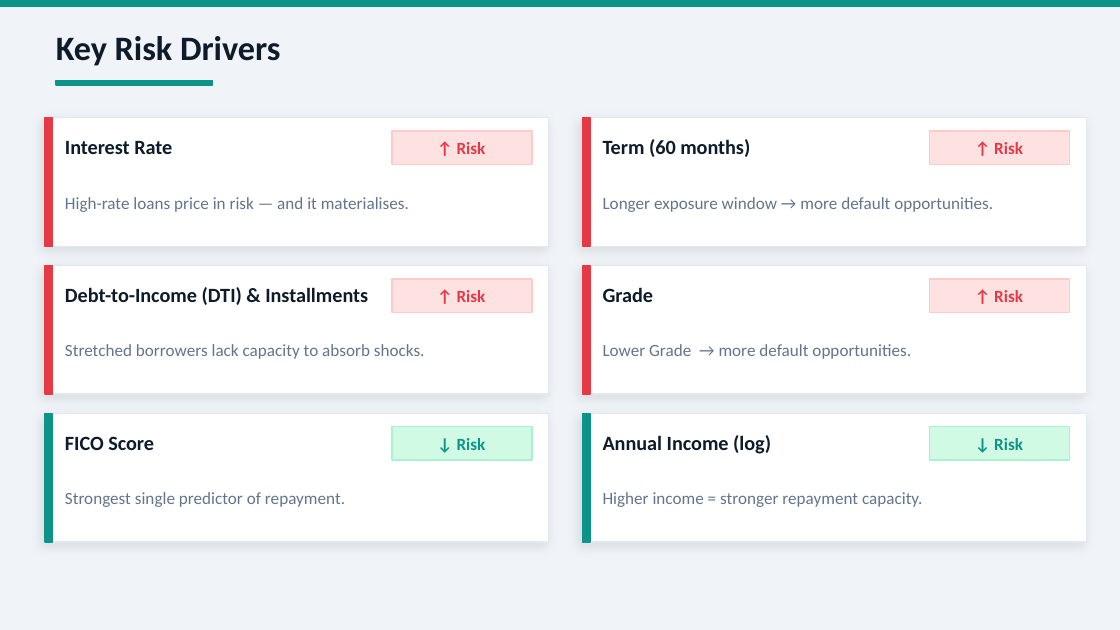
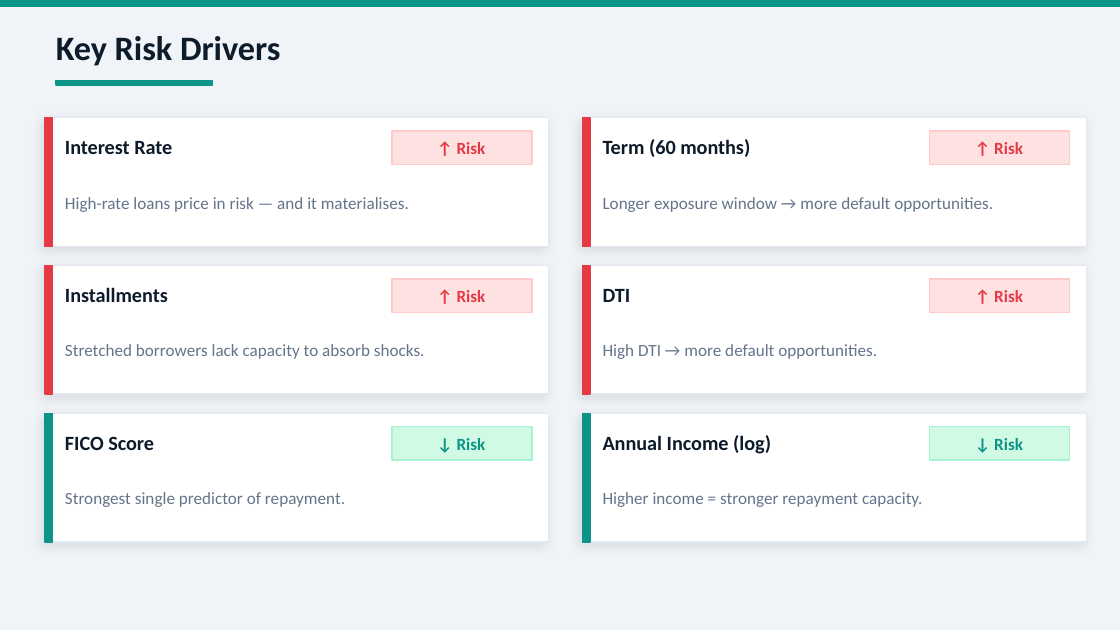
Before and after one commit to hxdong-genetics/Lending_Club_2007_2020_PD_Modeling, a slide deck: slide 7 of lending_club_pd_slides.pptx. Drawn at 1120x630 pixels with LibreOffice and Linux fonts; fonts in the diff are those of the drawing. Boxes give left, top, right and bottom in pixels: in the first picture for what was removed or moved away, otherwise in the second. Text is boxed around its words. In the diff, an @@ line names an element or a change of style, - is before the commit and + after.

```diff
--- a/lending_club_pd_slides.pptx
+++ b/lending_club_pd_slides.pptx
@@ text at (x1=65, y1=287, x2=168, y2=302): text changed @@
-Debt-to-Income (DTI) & Installments
+Installments
@@ text at (x1=603, y1=289, x2=631, y2=302): text changed @@
-Grade
+DTI
@@ text at (x1=603, y1=344, x2=877, y2=359): text changed @@
-Lower Grade → more default opportunities.
+High DTI → more default opportunities.
```
Also in this commit, not shown: 4 other slides changed, 1 other file.
